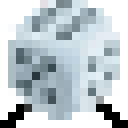
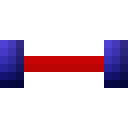
Layered file, before and after one edit (128 × 128). Changes by layer:
added group "Linking Resource" with 2 layers above "CollectionIterator" over box(0, 40, 128, 88)
added layer "Ebene 99" in group "Linking Resource" over box(24, 56, 104, 72)
added layer "Ebene 98" in group "Linking Resource" over box(0, 40, 128, 88)
hid group "Branch Action" (8 layers) over box(0, 0, 128, 128)
